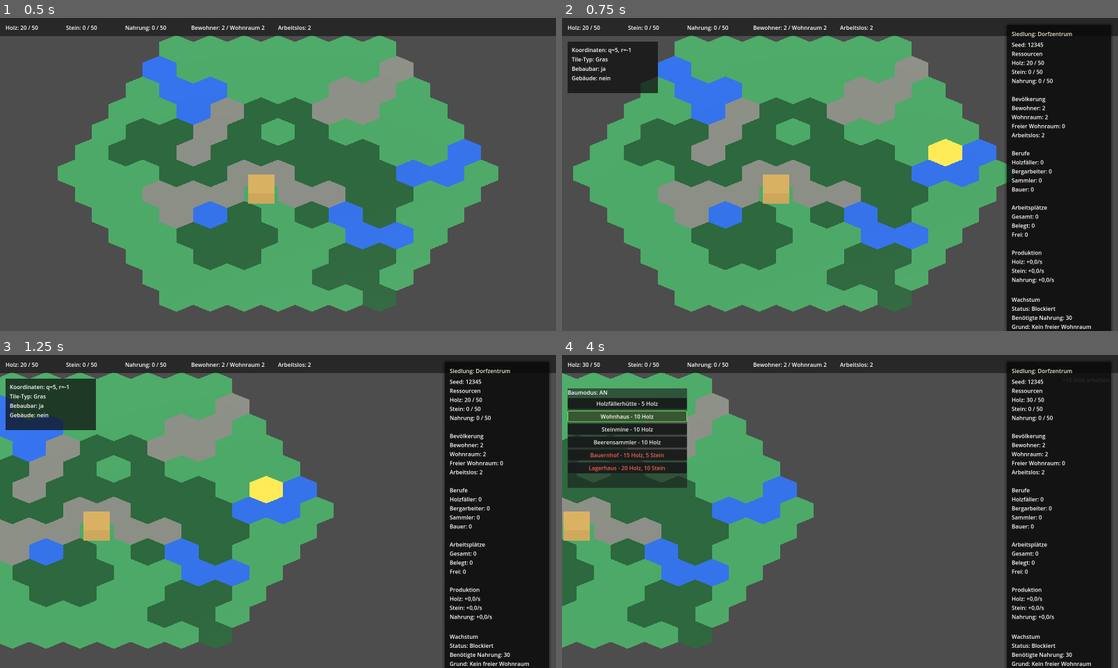
Above: before the commit, frames 1-4 (two rows, left to right).
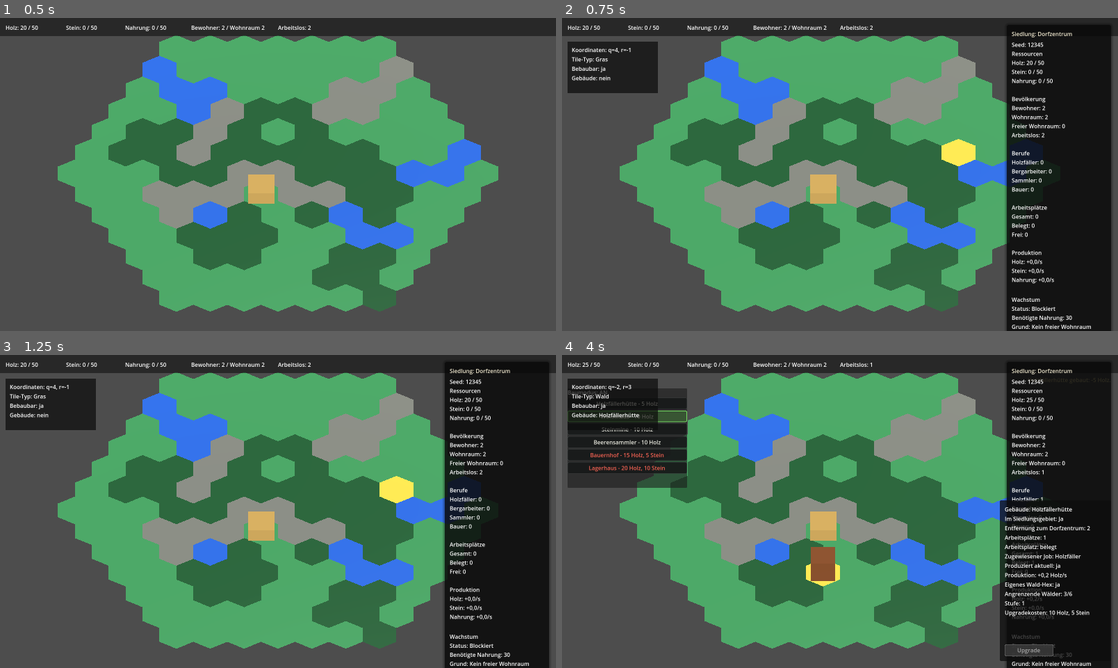
Above: after the commit, the same moments.

Repository: Ranu4922/CodexGame
Game: Godot game, scene res://scenes/Main.tscn
Two runs of this game, one before a commit and one after it. Both use one fixed random seed, a clock stepped at 60 frames per second and the inputs below.
Inputs (mouse positions are in pixels of both pictures, inside the frame that each line leads up to):
- Up to frame 1 (0.5 s): no input
- Up to frame 2 (0.75 s): tap Enter at 0.5 s; move the mouse to (962, 158) at 0.52 s; hold D from 0.53 s (still down); tap I at 0.6 s; click (962, 158) at 0.67 s
- Up to frame 3 (1.25 s): keep holding D
- Up to frame 4 (4 s): move the mouse to (728, 527) at 1.27 s; release D at 1.28 s; hold S 1.28-2.03 s; tap one key every 0.75 s from 1.35 s: B R 1 2; click (728, 527) at 1.42 s; move the mouse to (895, 442) at 2.02 s; hold D 2.03-2.78 s; click (895, 442) at 2.17 s; move the mouse to (812, 574) at 2.77 s; hold W 2.78-3.53 s; click (812, 574) at 2.92 s; move the mouse to (1006, 558) at 3.52 s; hold A from 3.53 s (still down); click (1006, 558) at 3.67 s

Frame 1 is identical in both runs. In frame 2, 37% of the frame differs, in the area x 2-80%, y 5-94%; in frame 3, 57%; in frame 4, 62%, in the area x 0-95%, y 2-98%.

Commit message:
Add smooth mouse wheel camera zoom

Diff:
--- a/scripts/camera_controller.gd
+++ b/scripts/camera_controller.gd
@@ -1,33 +1,43 @@
 extends Node3D
 
-@export var move_speed: float = 12.0
-@export var zoom_step: float = 1.5
+@export var zoom_step: float = 2.0
 @export var min_zoom: float = 6.0
 @export var max_zoom: float = 30.0
+@export var zoom_smoothing: float = 10.0
 
 @onready var camera: Camera3D = $Camera3D
 
+var target_zoom: float = 16.0
+
+
+func _ready() -> void:
+	target_zoom = camera.size
+
 
 func _process(delta: float) -> void:
-	var input := Vector3.ZERO
-
-	if Input.is_key_pressed(KEY_W):
-		input.z -= 1.0
-	if Input.is_key_pressed(KEY_S):
-		input.z += 1.0
-	if Input.is_key_pressed(KEY_A):
-		input.x -= 1.0
-	if Input.is_key_pressed(KEY_D):
-		input.x += 1.0
-
-	if input != Vector3.ZERO:
-		input = input.normalized()
-		global_position += input * move_speed * delta
+	var zoom_weight: float = zoom_smoothing * delta
+	if zoom_weight > 1.0:
+		zoom_weight = 1.0
+	camera.size = lerp(camera.size, target_zoom, zoom_weight)
 
 
 func _unhandled_input(event: InputEvent) -> void:
-	if event is InputEventMouseButton and event.pressed:
-		if event.button_index == MOUSE_BUTTON_WHEEL_UP:
-			camera.size = max(min_zoom, camera.size - zoom_step)
-		elif event.button_index == MOUSE_BUTTON_WHEEL_DOWN:
-			camera.size = min(max_zoom, camera.size + zoom_step)
+	if not (event is InputEventMouseButton):
+		return
+	var mouse_event: InputEventMouseButton = event as InputEventMouseButton
+	if not mouse_event.pressed:
+		return
+	if mouse_event.button_index == MOUSE_BUTTON_WHEEL_UP:
+		target_zoom = _clamp_zoom(target_zoom - zoom_step)
+		get_viewport().set_input_as_handled()
+	if mouse_event.button_index == MOUSE_BUTTON_WHEEL_DOWN:
+		target_zoom = _clamp_zoom(target_zoom + zoom_step)
+		get_viewport().set_input_as_handled()
+
+
+func _clamp_zoom(value: float) -> float:
+	if value < min_zoom:
+		return min_zoom
+	if value > max_zoom:
+		return max_zoom
+	return value
